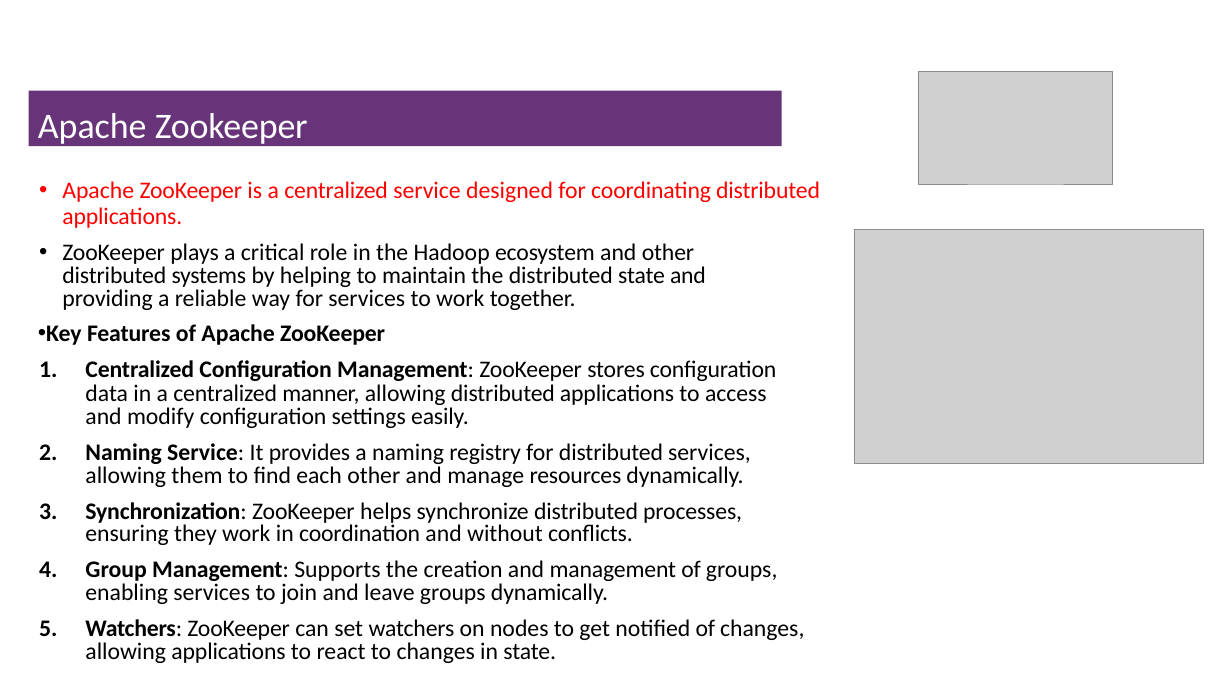
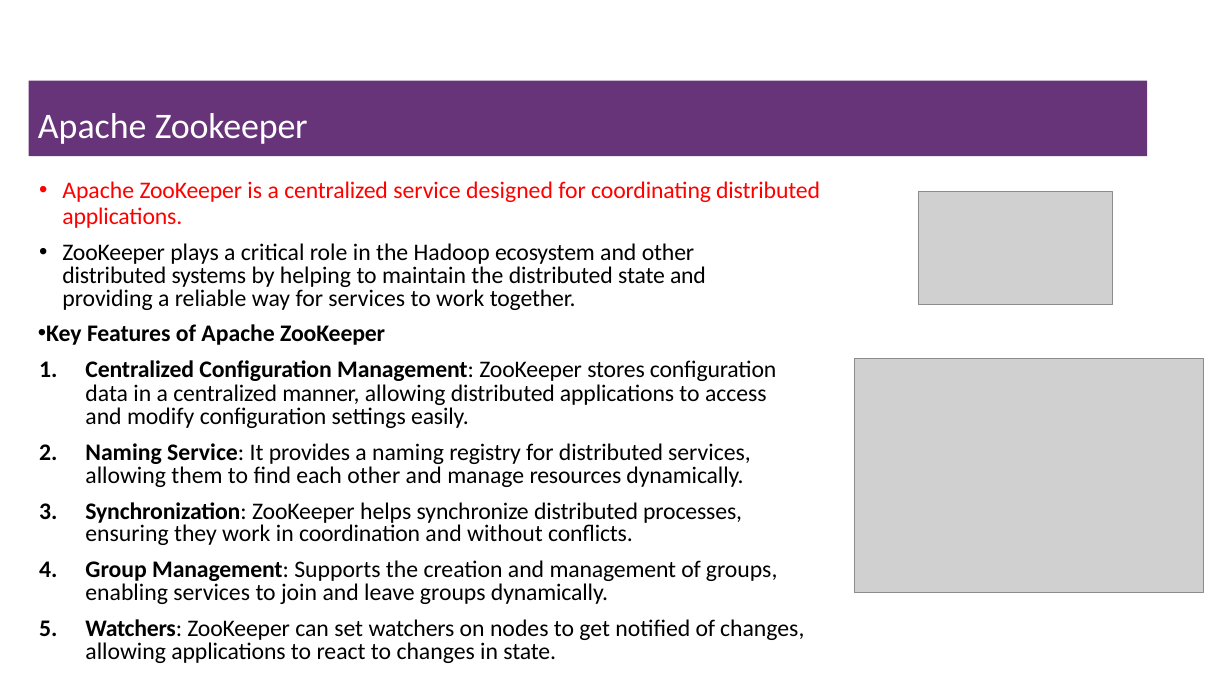
Before and after one commit to msfasha/307401-Big-Data, a slide deck: slide 31 of 20243/section_2_introduction_to_hadoop_eco_system/2-Introduction to Hadoop Eco System.pptx (slide 28 before the commit). Drawn at 1232x693 pixels with LibreOffice and Linux fonts; fonts in the diff are those of the drawing; grey boxes stand for pictures; background and template pictures are left out. Boxes give left, top, right and bottom in pixels: in the first picture for what was removed or moved away, otherwise in the second. Text is boxed around its words. In the diff, an @@ line names an element or a change of style, - is before the commit and + after.

```diff
--- a/20243/section_2_introduction_to_hadoop_eco_system/2-Introduction to Hadoop Eco System.pptx
+++ b/20243/section_2_introduction_to_hadoop_eco_system/2-Introduction to Hadoop Eco System.pptx
@@ title "Apache Zookeeper": place and size @@
-title "Apache Zookeeper" at [29, 91, 782, 146]
+title "Apache Zookeeper" at [29, 80, 1148, 156]
@@ picture: place and size @@
-picture at [919, 71, 1113, 184]
+picture at [919, 192, 1113, 305]
@@ picture: place and size @@
-picture at [855, 229, 1204, 464]
+picture at [854, 359, 1203, 593]
```
Also in this commit, not shown: 16 other slides changed, 6 slides added, 2 slides removed, 2 other files.
